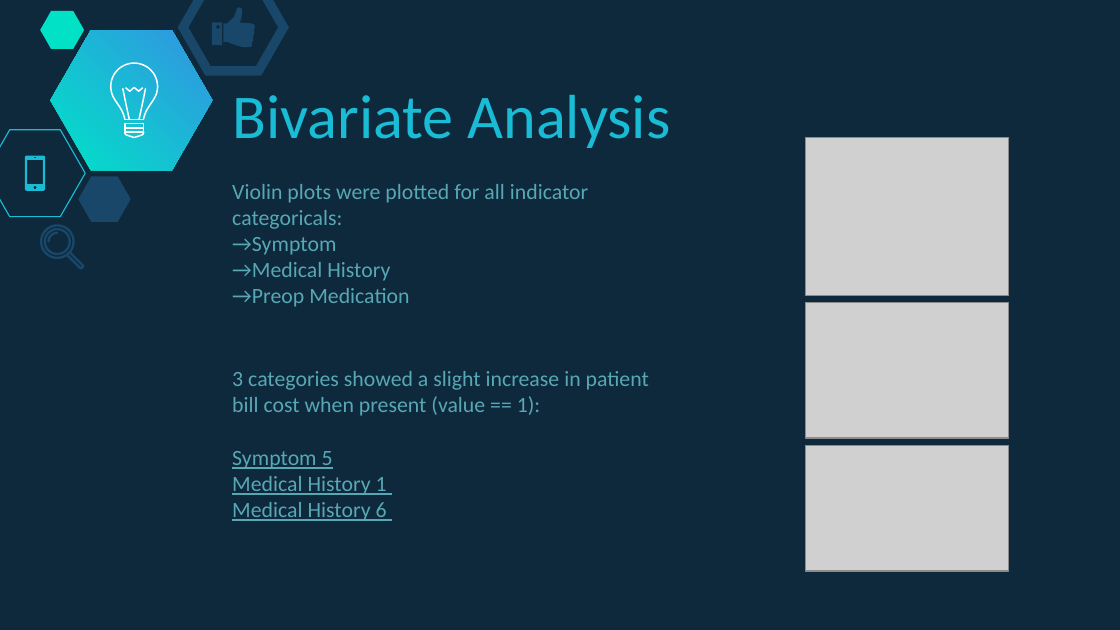
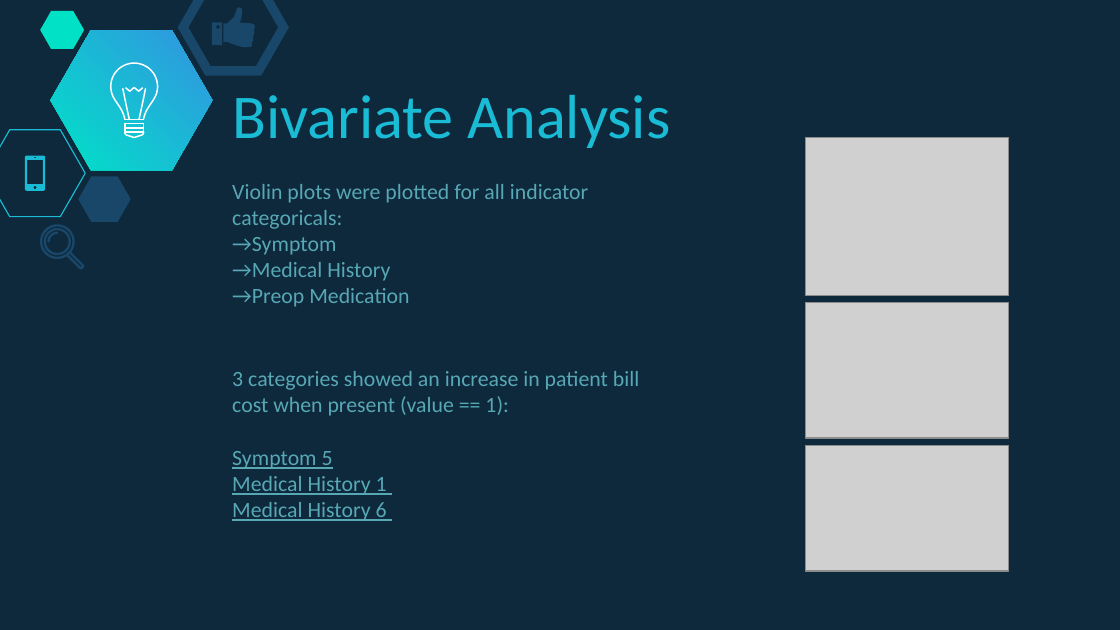
Before and after one commit to soonnanwee/H_Assignment, a slide deck: slide 8 of Holmusk Assignment Slides.pptx. Drawn at 1120x630 pixels with LibreOffice and Linux fonts; fonts in the diff are those of the drawing; grey boxes stand for pictures. Boxes give left, top, right and bottom in pixels: in the first picture for what was removed or moved away, otherwise in the second. Text is boxed around its words. In the diff, an @@ line names an element or a change of style, - is before the commit and + after.

```diff
--- a/Holmusk Assignment Slides.pptx
+++ b/Holmusk Assignment Slides.pptx
@@ text at <box>232,371,639,416</box>: text changed @@
-3 categories showed a slight increase in patient bill cost when present (value == 1):
+3 categories showed an increase in patient bill cost when present (value == 1):
```
Also in this commit, not shown: 1 other slide changed.
